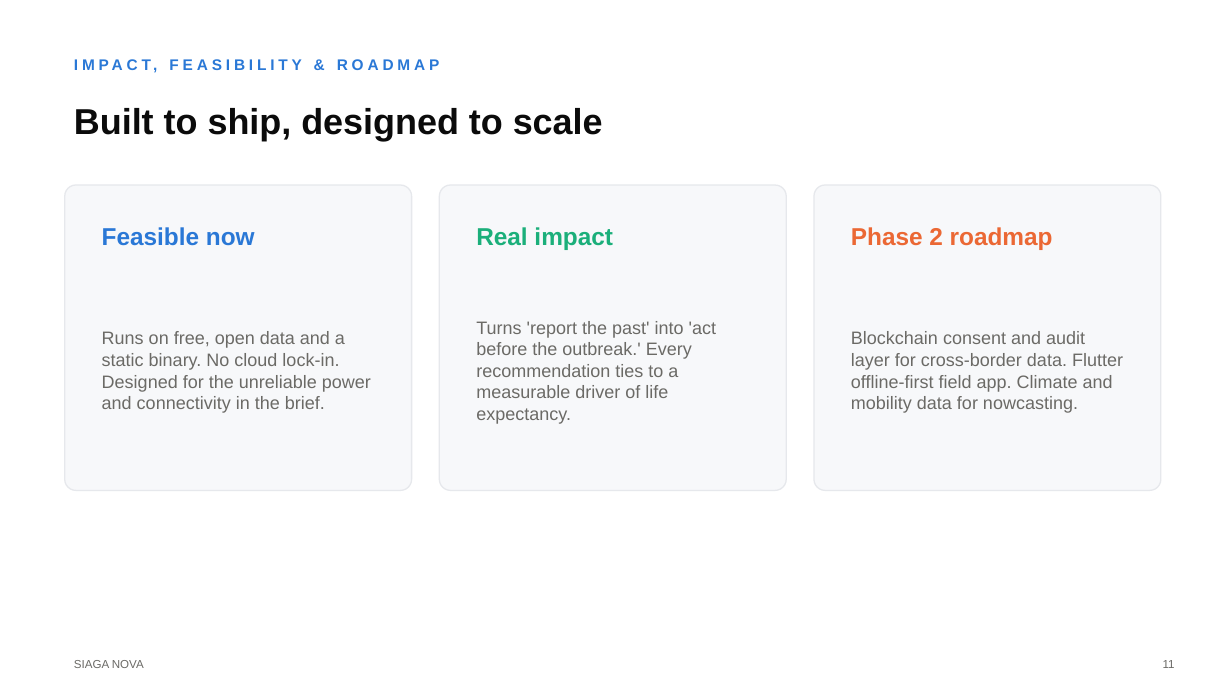
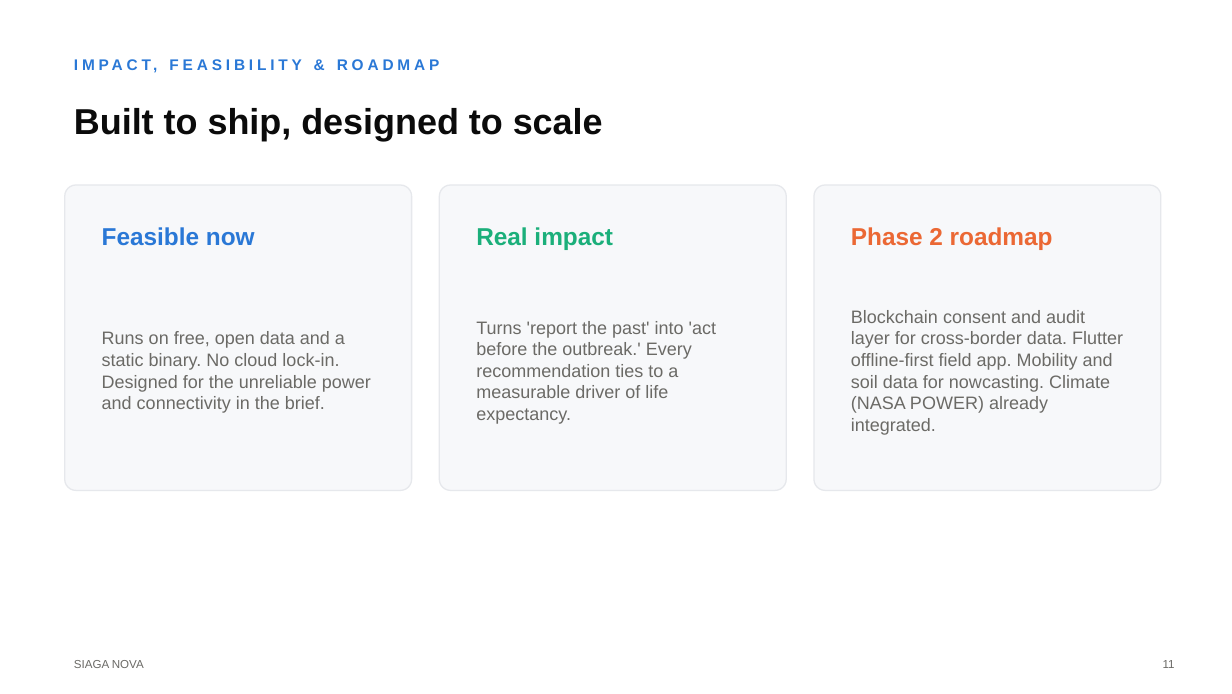
Before and after one commit to davidAg9/siaga_nova, a slide deck: slide 11 of presentation/siaga_nova_deck.pptx. Drawn at 1232x694 pixels with LibreOffice and Linux fonts; fonts in the diff are those of the drawing. Boxes give left, top, right and bottom in pixels: in the first picture for what was removed or moved away, otherwise in the second. Text is boxed around its words. In the diff, an @@ line names an element or a change of style, - is before the commit and + after.

```diff
--- a/presentation/siaga_nova_deck.pptx
+++ b/presentation/siaga_nova_deck.pptx
@@ text at box(851, 310, 1123, 435): text changed @@
-Blockchain consent and audit layer for cross-border data. Flutter offline-first field app. Climate and mobility data for nowcasting.
+Blockchain consent and audit layer for cross-border data. Flutter offline-first field app. Mobility and soil data for nowcasting. Climate (NASA POWER) already integrated.
```
Also in this commit, not shown: 5 other slides changed, 2 other files.
